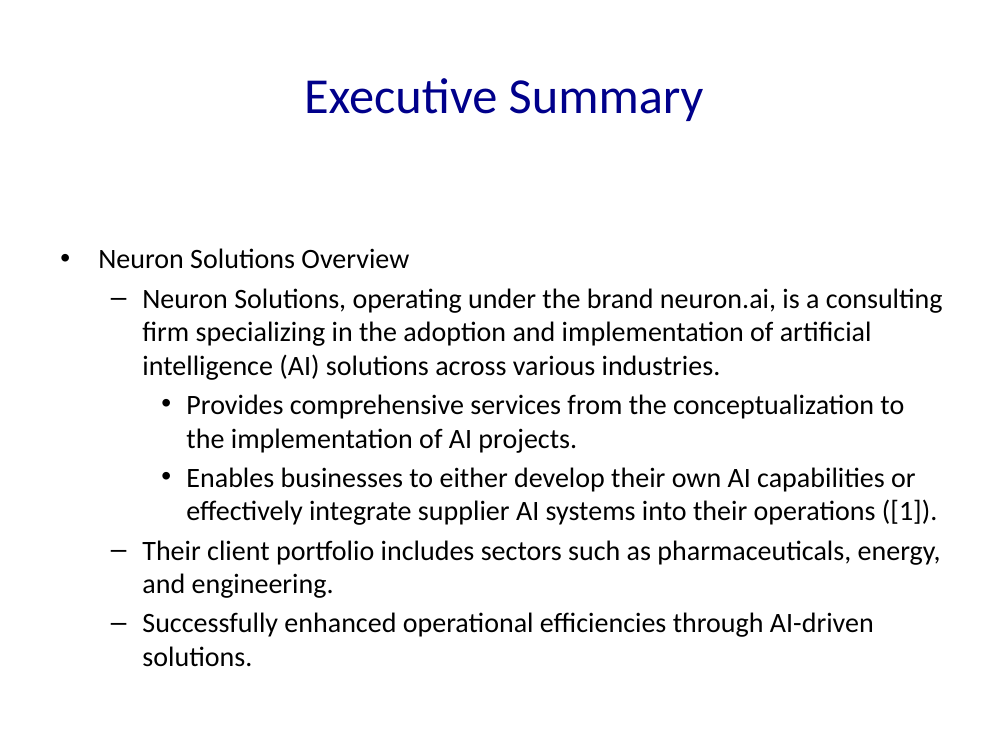
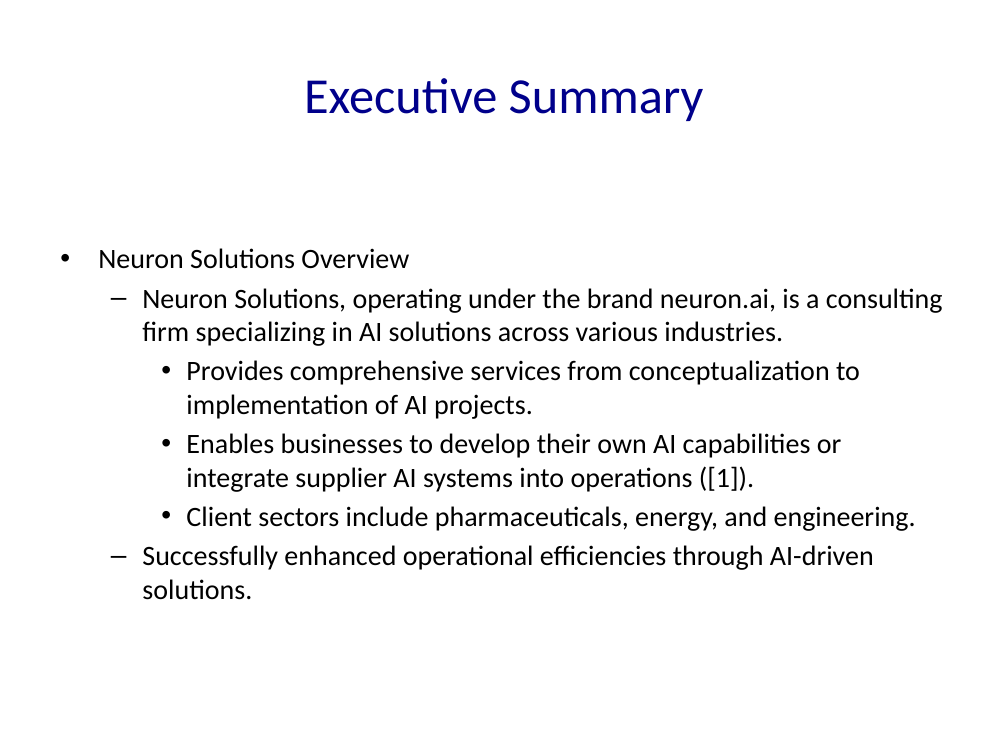
Before and after one commit to Frank-Gu-81/slides_autogeneration, a slide deck: slide 1 of Neuron_Solutions_Presentation.pptx. Drawn at 1008x756 pixels with LibreOffice and Linux fonts; fonts in the diff are those of the drawing. Boxes give left, top, right and bottom in pixels: in the first picture for what was removed or moved away, otherwise in the second. Text is boxed around its words. In the diff, an @@ line names an element or a change of style, - is before the commit and + after.

```diff
--- a/Neuron_Solutions_Presentation.pptx
+++ b/Neuron_Solutions_Presentation.pptx
@@ text at (x1=142, y1=288, x2=943, y2=531): text changed @@
-  – Neuron Solutions, operating under the brand neuron.ai, is a consulting firm specializing in the adoption and implementation of artificial intelligence (AI) solutions across various industries.
-    • Provides comprehensive services from the conceptualization to the implementation of AI projects.
-    • Enables businesses to either develop their own AI capabilities or effectively integrate supplier AI systems into their operations ([1]).
-  – Their client portfolio includes sectors such as pharmaceuticals, energy, and engineering.
+  – Neuron Solutions, operating under the brand neuron.ai, is a consulting firm specializing in AI solutions across various industries.
+    • Provides comprehensive services from conceptualization to implementation of AI projects.
+    • Enables businesses to develop their own AI capabilities or integrate supplier AI systems into operations ([1]).
+    • Client sectors include pharmaceuticals, energy, and engineering.
```
Also in this commit, not shown: 50 other slides changed, 22 slides added, 4 slides removed, 9 other files.
